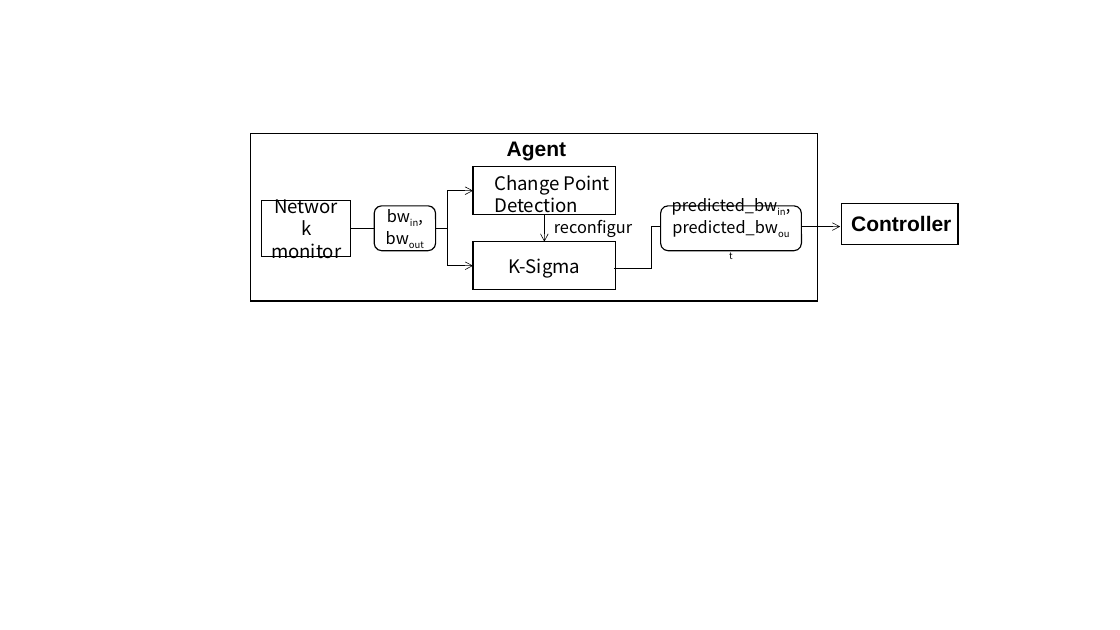
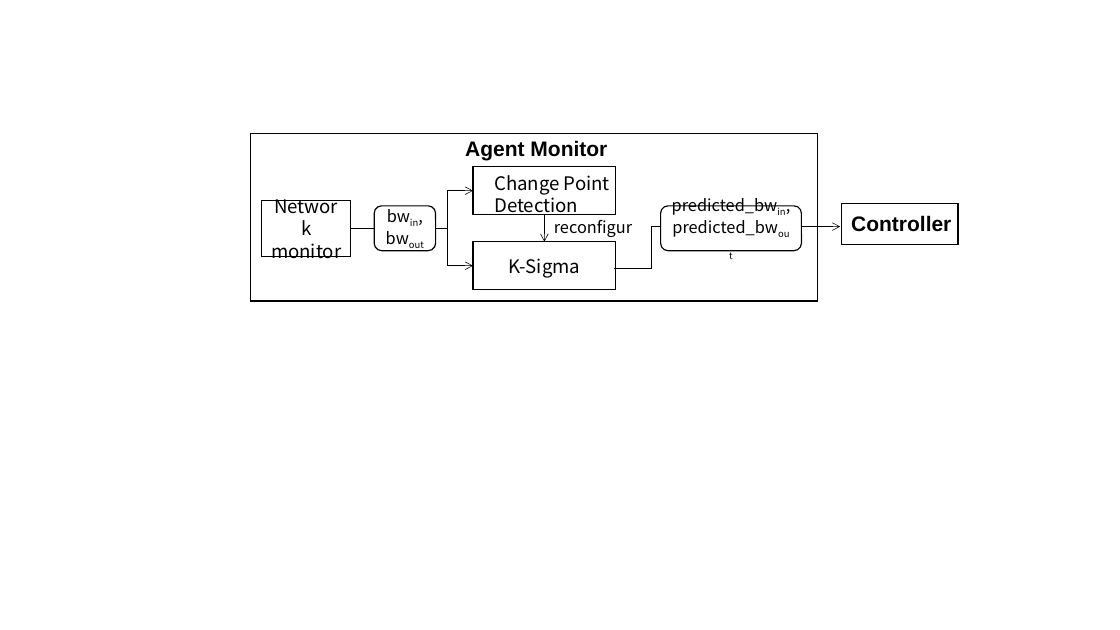
Before and after one commit to zycsmile/BDS, a slide deck: slide 2 of 非eps/bds+.pptx. Drawn at 1120x630 pixels with LibreOffice and Linux fonts; fonts in the diff are those of the drawing. Boxes give left, top, right and bottom in pixels: in the first picture for what was removed or moved away, otherwise in the second. Text is boxed around its words. In the diff, an @@ line names an element or a change of style, - is before the commit and + after.

```diff
--- a/非eps/bds+.pptx
+++ b/非eps/bds+.pptx
@@ text at [465, 140, 607, 160]: text changed @@
-Agent
+Agent Monitor
```
Also in this commit, not shown: 1 other file.
